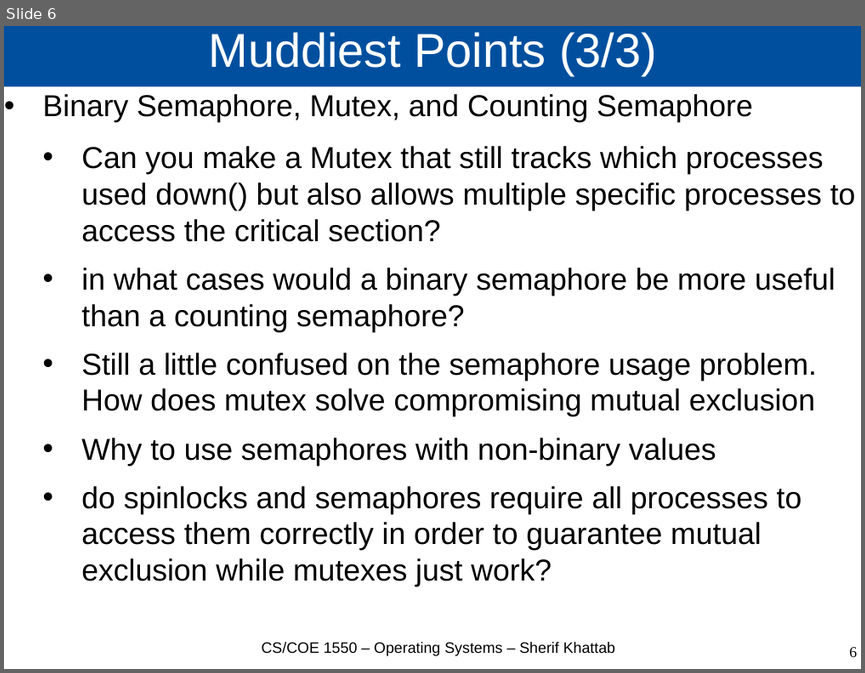
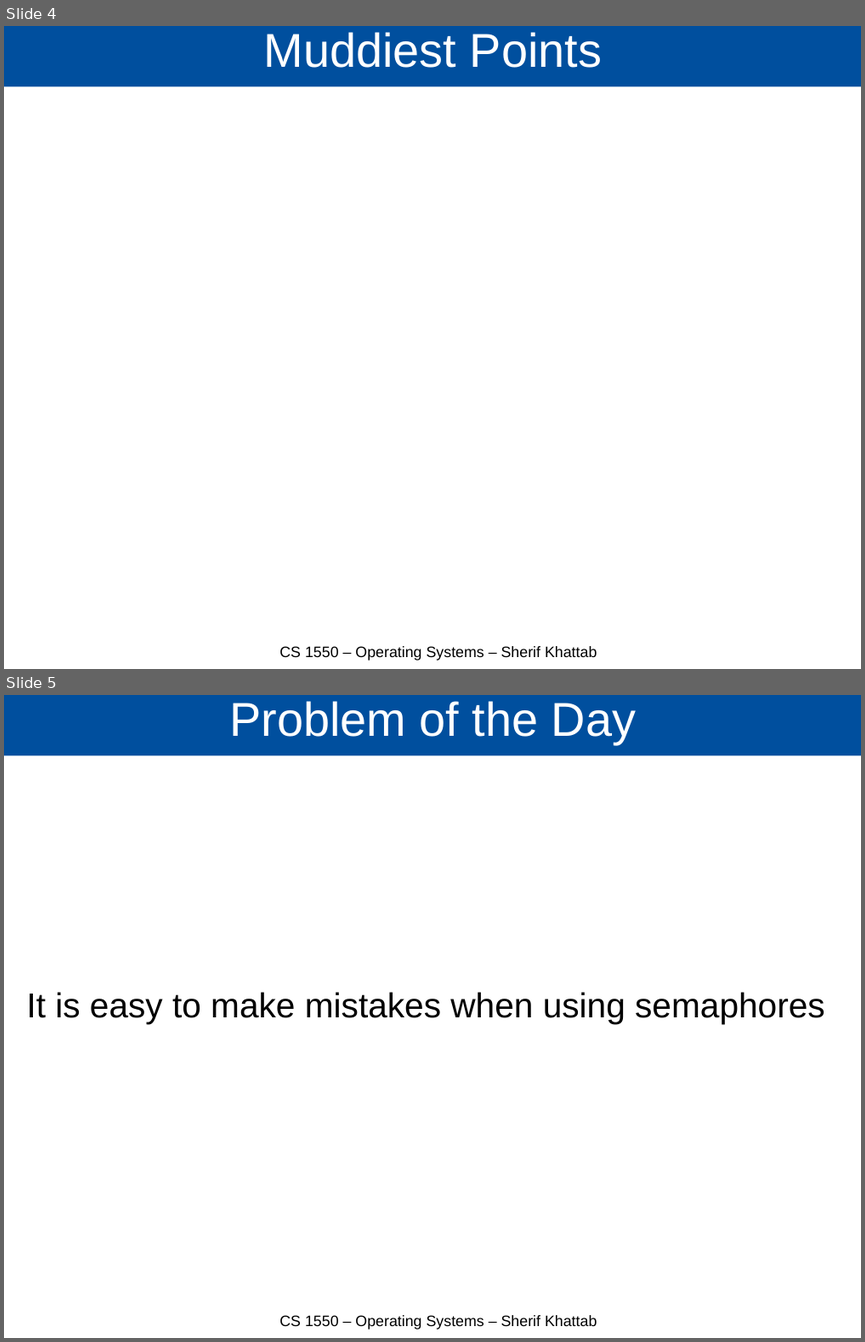
Before and after one commit to cs1550-2224/cs1550-code-handouts, a slide deck: DraftSlides/Lecture7.pptx. Shown one above the other, each under a label of ours: slide 6 before the commit, slides 4 and 5 after it. The pictures are 865x673 and 865x1342 pixels, drawn with LibreOffice and Linux fonts; fonts in the diff are those of the drawing. Boxes give left, top, right and bottom in pixels: in the first picture for what was removed or moved away, otherwise in the second. Text is boxed around its words. In the diff, an @@ line names an element or a change of style, - is before the commit and + after.

```diff
--- a/DraftSlides/Lecture7.pptx
+++ b/DraftSlides/Lecture7.pptx
@@ slide 5 added at box(4, 695, 861, 1338), background #FFFFFF @@
@@ title added at box(4, 695, 861, 756), fill #004F9E, 44 pt, text #FFFFFF @@
+Problem of the Day
@@ text added at box(27, 992, 825, 1024), 32 pt, text #000000 @@
+It is easy to make mistakes when using semaphores
@@ text added at box(279, 1315, 596, 1329), 14 pt, text #000000 @@
+CS 1550 – Operating Systems – Sherif Khattab
@@ what was slide 6 is now slide 4 @@
@@ slide 4 changed as well @@
@@ title at box(264, 32, 602, 68): text changed @@
-Muddiest Points (3/3)
+Muddiest Points
@@ text removed at box(43, 94, 856, 586) @@
-• Binary Semaphore, Mutex, and Counting Semaphore
-  • Can you make a Mutex that still tracks which processes used down() but also allows multiple specific processes to access the critical section?
-  • in what cases would a binary semaphore be more useful than a counting semaphore?
-  • Still a little confused on the semaphore usage problem. How does mutex solve compromising mutual exclusion
-  • Why to use semaphores with non-binary values
-  • do spinlocks and semaphores require all processes to access them correctly in order to guarantee mutual exclusion while mutexes just work?
@@ text at box(279, 646, 596, 660): text changed @@
-CS/COE 1550 – Operating Systems – Sherif Khattab
+CS 1550 – Operating Systems – Sherif Khattab
@@ page number removed at box(849, 646, 857, 657) @@
-6
```
Also in this commit, not shown: 3 other slides changed, 6 other slides added, 2 slides removed, 1 other file.
